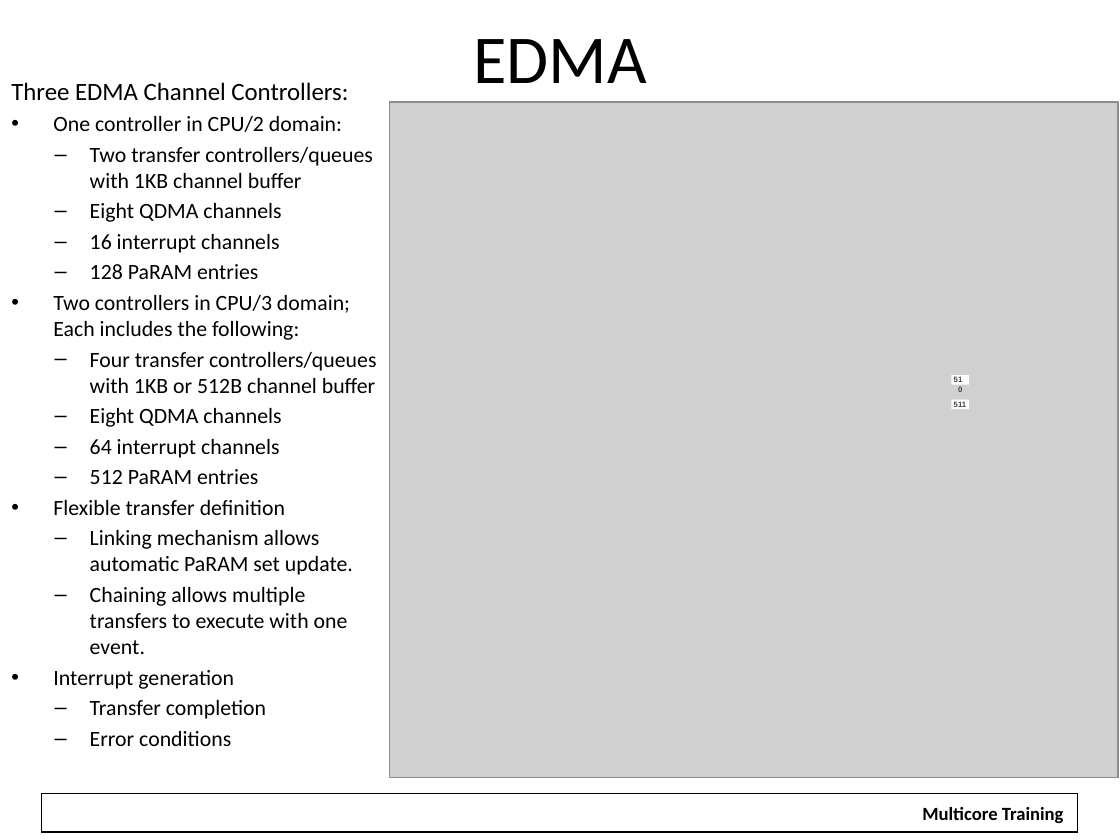
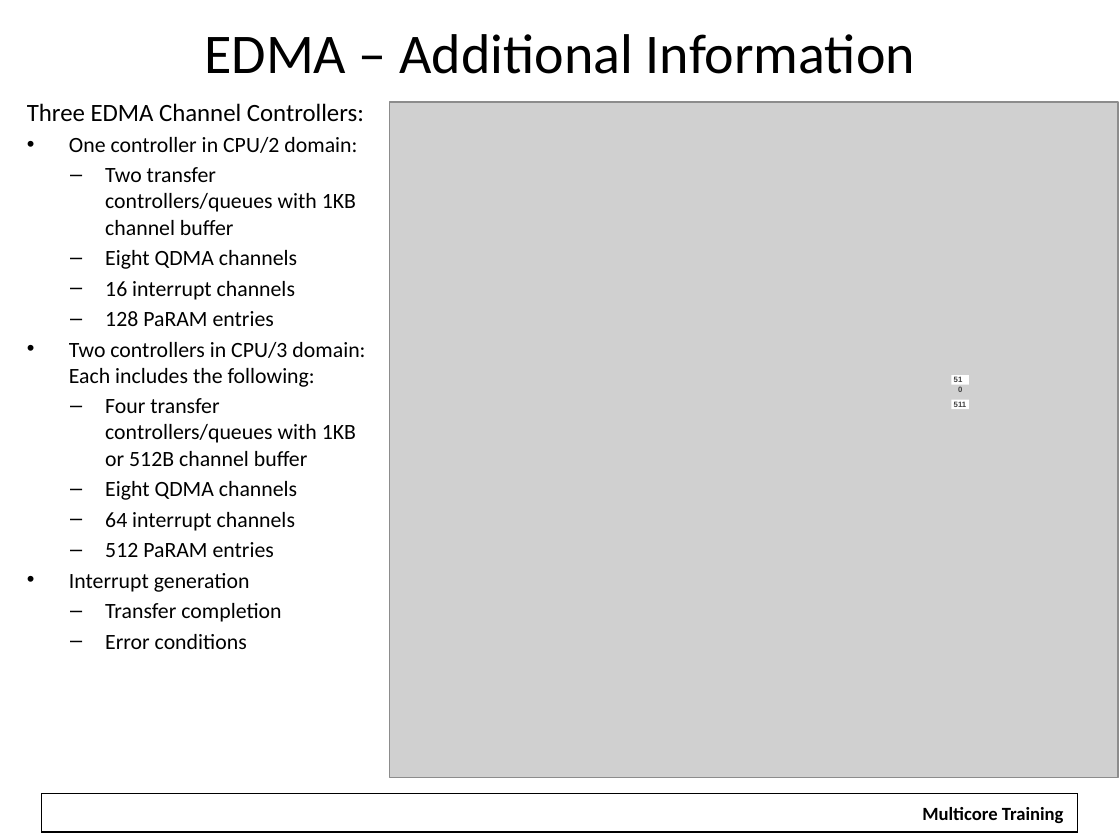
Before and after one commit to hari1989/keystone-workshop, a slide deck: slide 25 of slides/KeyStone Overview.pptx (slide 33 before the commit). Drawn at 1120x840 pixels with LibreOffice and Linux fonts; fonts in the diff are those of the drawing; grey boxes stand for pictures; background and template pictures are left out. Boxes give left, top, right and bottom in pixels: in the first picture for what was removed or moved away, otherwise in the second. Text is boxed around its words. In the diff, an @@ line names an element or a change of style, - is before the commit and + after.

```diff
--- a/slides/KeyStone Overview.pptx
+++ b/slides/KeyStone Overview.pptx
@@ title at box(204, 34, 915, 74): text changed; size 44 to 36 pt @@
-EDMA
+EDMA – Additional Information
@@ text "Three EDMA Channel Controllers:": place and size @@
-text "Three EDMA Channel Controllers:" at box(11, 82, 376, 746)
+text "Three EDMA Channel Controllers:" at box(27, 103, 365, 649)
@@ text at box(69, 342, 365, 387): text changed @@
-• Two controllers in CPU/3 domain; Each includes the following:
+• Two controllers in CPU/3 domain: Each includes the following:
@@ text at box(53, 500, 353, 654): paragraphs removed @@
-• Flexible transfer definition
-  – Linking mechanism allows automatic PaRAM set update.
-  – Chaining allows multiple transfers to execute with one event.
```
Also in this commit, not shown: 28 other slides changed, 1 slide added, 29 slides removed.
